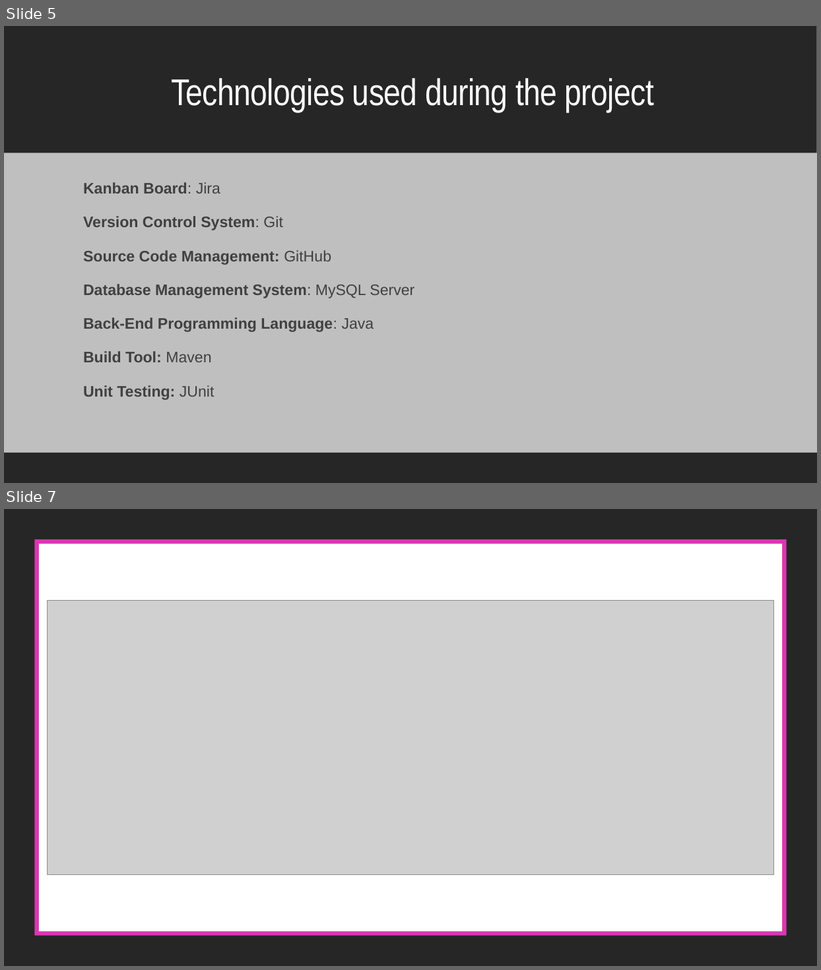
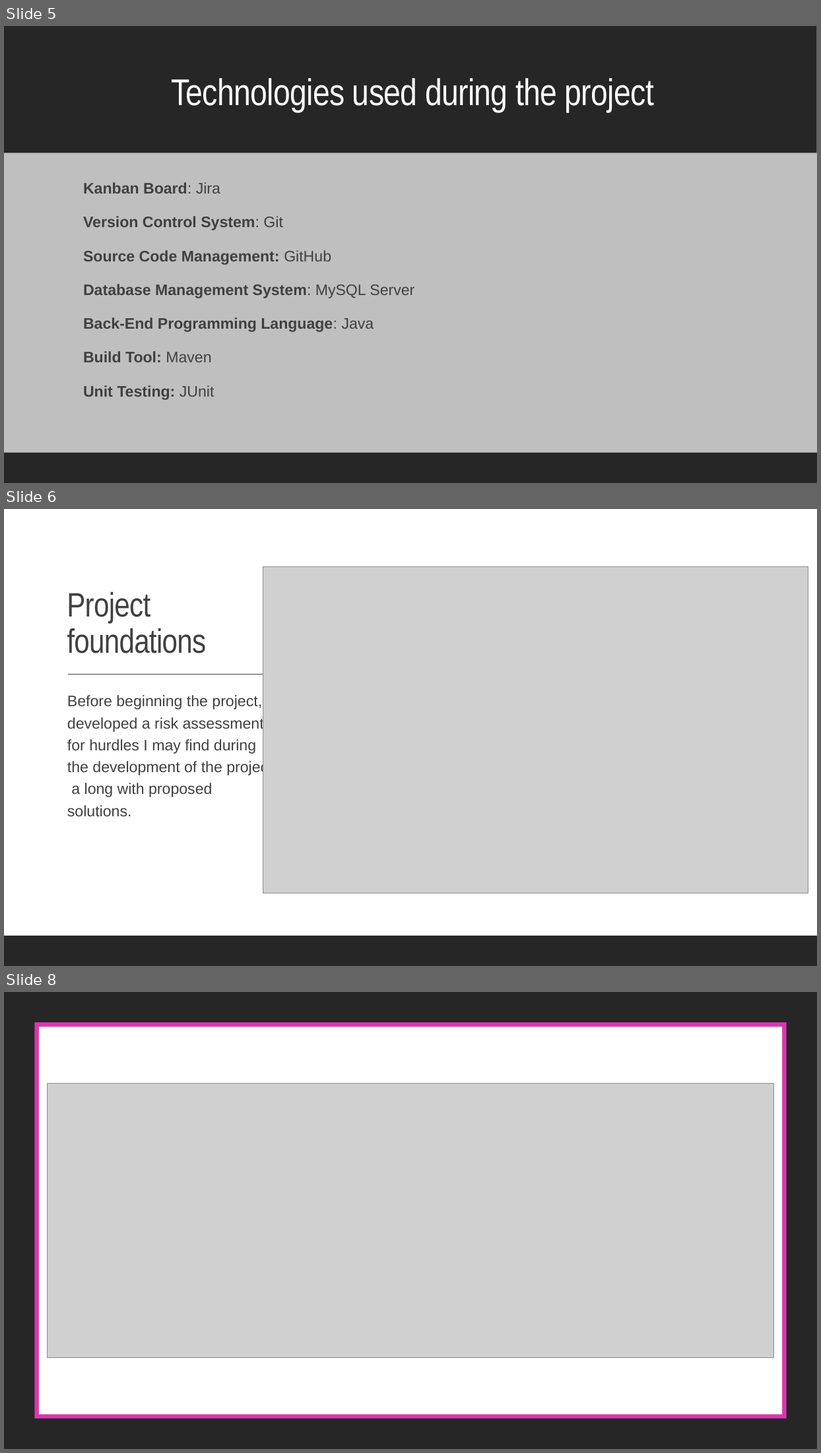
Before and after one commit to Arthurraffs/arthur-ims-project, a slide deck: ArthurIMS-presentation.pptx. Shown one above the other, each under a label of ours: slides 5 and 7 before the commit, slides 5, 6 and 8 after it; the slides between them are not shown. The pictures are 821x970 and 821x1453 pixels, drawn with LibreOffice and Linux fonts; fonts in the diff are those of the drawing; grey boxes stand for pictures. Boxes give left, top, right and bottom in pixels: in the first picture for what was removed or moved away, otherwise in the second. Text is boxed around its words. In the diff, an @@ line names an element or a change of style, - is before the commit and + after.

Commit message:
final commit before presentation

```diff
--- a/ArthurIMS-presentation.pptx
+++ b/ArthurIMS-presentation.pptx
@@ slide 6 added at bbox=[4, 509, 817, 966], background #FFFFFF @@
@@ rectangle added at bbox=[4, 509, 817, 966], fill #FFFFFF @@
@@ picture added at bbox=[263, 567, 809, 894] @@
@@ title added at bbox=[67, 592, 206, 654], 40 pt, text #404040 @@
+Project foundations
@@ line added from (68, 674) to (263, 674), #404040 1 pt @@
@@ text added at bbox=[67, 695, 272, 817], 18 pt, text #404040 @@
+  Before beginning the project, I developed a risk assessment for hurdles I may find during the development of the project a long with proposed solutions.
@@ rectangle added at bbox=[4, 936, 817, 966], fill #262626 @@
@@ what was slide 7 is now slide 8 @@
```
Also in this commit, not shown: 4 slides changed, 1 other file.
